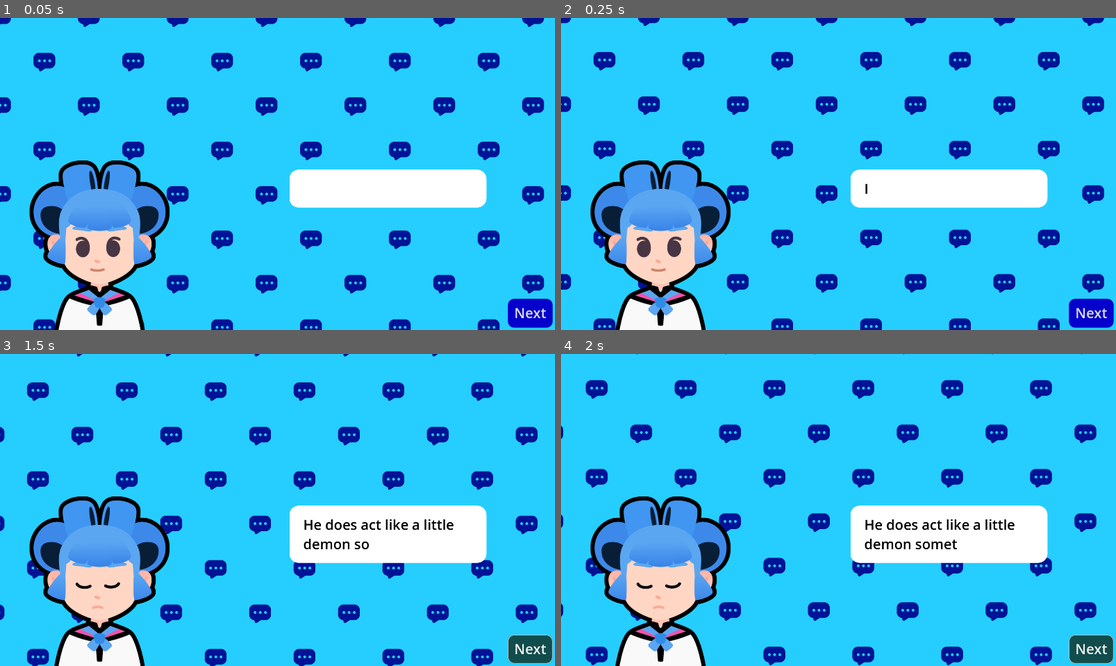
Above: before the commit, frames 1-4 (two rows, left to right).
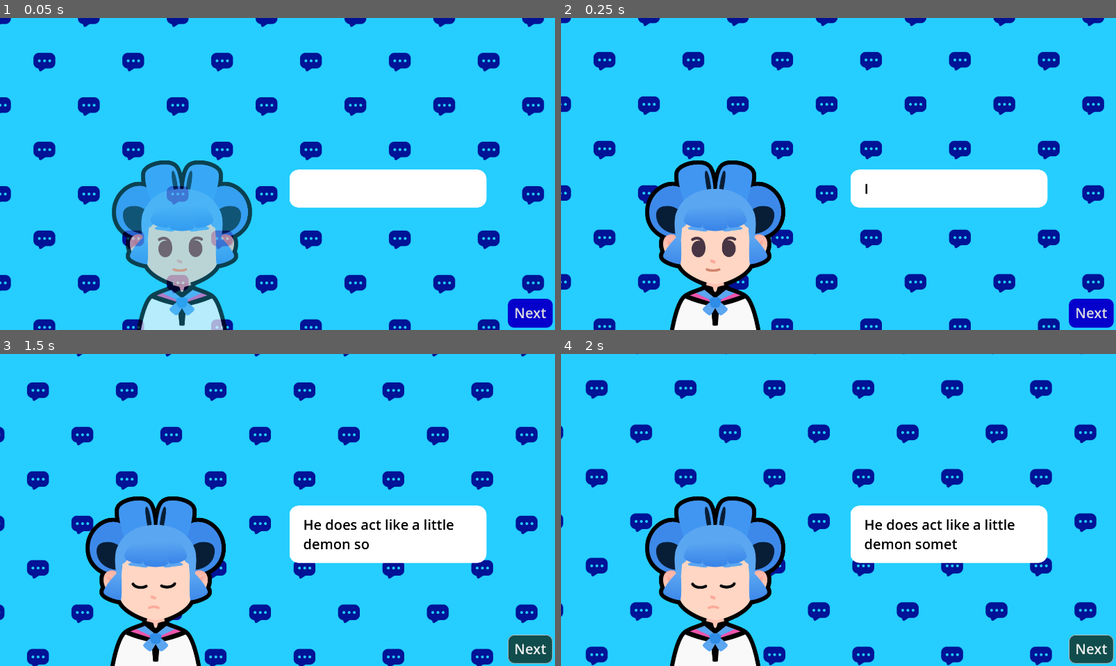
Above: after the commit, the same moments.

Repository: Dhdjsn/M7-Telling-a-Story
Game: Godot game, scene res://lessons/dialogue.tscn
Same seed, same stepped clock (60 frames per second), same inputs: the game is played once before the commit and once after it. Sound files missing from this copy of the repository are replaced by a short silence.
Inputs:
- Up to frame 1 (0.05 s): no input
- Up to frame 2 (0.25 s): no input
- Up to frame 3 (1.5 s): click "Next" at 0.5 s; click "Next" at 1.25 s
- Up to frame 4 (2 s): no input

The runs differ from the first frame. In frame 1, 17% of the frame differs, in the area x 5-46%, y 45-100%; in frame 2, 13%; in frame 3, 13%; in frame 4, 13%.

Commit message:
M7L11 Done

Diff:
--- a/M07.telling_a_story_workbook/lessons/dialogue.gd
+++ b/M07.telling_a_story_workbook/lessons/dialogue.gd
@@ -47,9 +47,22 @@
 	audio_stream_player.play(sound_start_position)
 	tween.finished.connect(audio_stream_player.stop)
 
+	slide_in()
+
 func advance() -> void:
 	current_item_index +=1
 	if current_item_index == dialogue_items.size():
 		get_tree().quit()
 	else:
 		show_text()
+
+func slide_in() -> void:
+	var tween := create_tween()
+	tween.set_trans(Tween.TRANS_QUART)
+	tween.set_ease(Tween.EASE_OUT)
+
+	body.position.x = 200.0
+	tween.tween_property(body,"position:x", 0.0, 0.3)
+
+	body.modulate.a = 0.0
+	tween.parallel().tween_property(body, "modulate:a", 1.0, 0.2)
